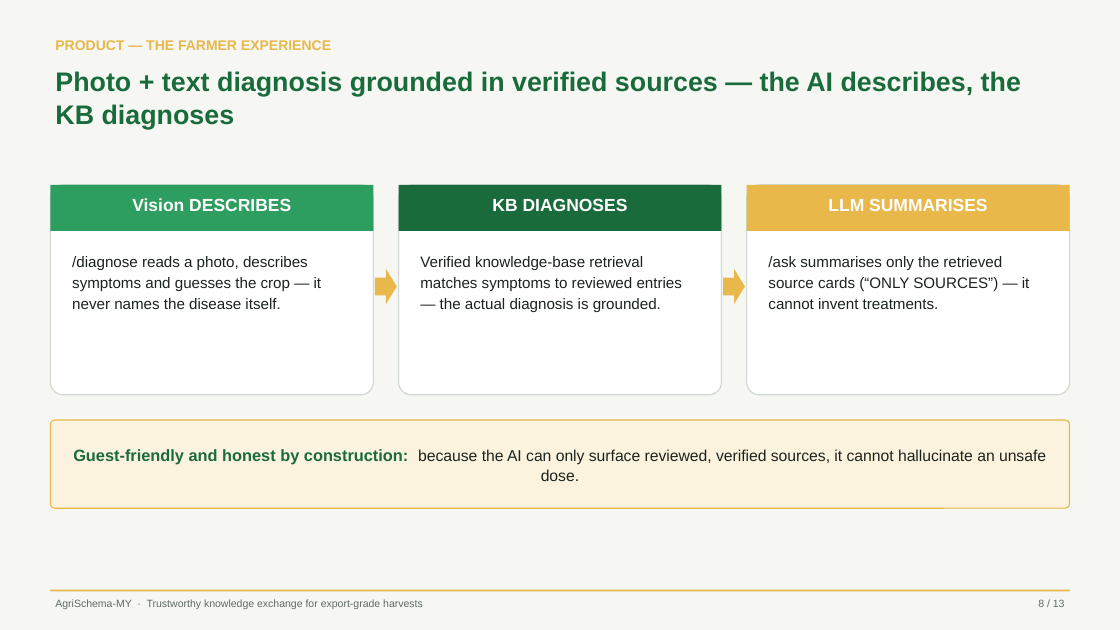
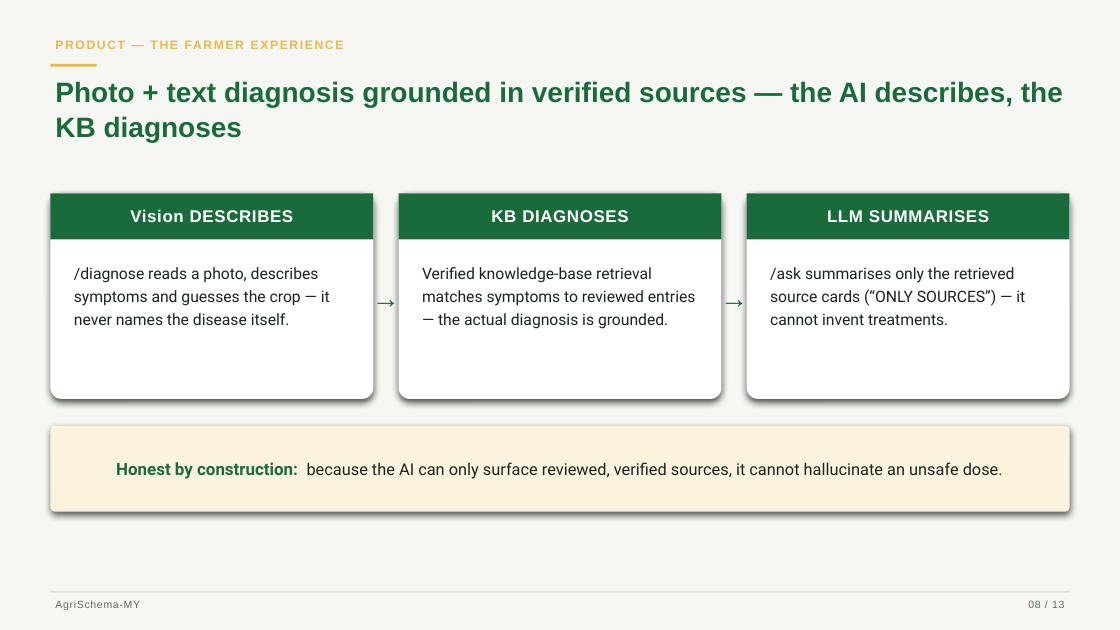
Before and after one commit to R3AlL3nGz3i/agri-schema-my, a slide deck: slide 8 of deck/agrischema-hackathon.pptx. Drawn at 1120x630 pixels with LibreOffice and Linux fonts; fonts in the diff are those of the drawing. Boxes give left, top, right and bottom in pixels: in the first picture for what was removed or moved away, otherwise in the second. Text is boxed around its words. In the diff, an @@ line names an element or a change of style, - is before the commit and + after.

```diff
--- a/deck/agrischema-hackathon.pptx
+++ b/deck/agrischema-hackathon.pptx
@@ text "PRODUCT — THE FARMER EXPERIENCE" at (x1=50, y1=35, x2=1070, y2=60): size 12 to 10.5 pt, letter spacing 0 to 1.4 pt @@
@@ text "Photo + text diagnosis grounded ..." moved from (x1=55, y1=71, x2=1021, y2=129) to (x1=55, y1=81, x2=1063, y2=142) @@
@@ text "Photo + text diagnosis grounded ..." at (x1=55, y1=81, x2=1063, y2=142): size 23 to 24 pt; line spacing 1.02 to 1.03 @@
@@ rectangle added at (x1=50, y1=64, x2=97, y2=67), fill #E8B84B @@
@@ rounded rectangle resized from (x1=50, y1=185, x2=373, y2=395) to (x1=50, y1=193, x2=373, y2=399) @@
@@ rectangle at (x1=50, y1=193, x2=373, y2=239): fill #2D9E5F to #1A6B3C @@
@@ rounded rectangle resized from (x1=398, y1=185, x2=721, y2=395) to (x1=398, y1=193, x2=721, y2=399) @@
@@ 3 texts, 3 rectangles moved together from (x1=50, y1=185, x2=1070, y2=231) to (x1=50, y1=193, x2=1070, y2=239) @@
@@ outline #CFD8D0 1 pt to none; proportions changed in 3 elements at (x1=50, y1=193, x2=373, y2=399), (x1=398, y1=193, x2=721, y2=399), (x1=747, y1=193, x2=1070, y2=399) @@
@@ rounded rectangle resized from (x1=747, y1=185, x2=1070, y2=395) to (x1=747, y1=193, x2=1070, y2=399) @@
@@ rectangle at (x1=747, y1=193, x2=1070, y2=239): fill #E8B84B to #1A6B3C @@
@@ size 15 to 14.5 pt, letter spacing 0 to 0.5 pt in 3 elements at (x1=130, y1=209, x2=294, y2=222), (x1=491, y1=210, x2=628, y2=222), (x1=827, y1=210, x2=989, y2=222) @@
@@ text "/diagnose reads a photo, describes ..." moved from (x1=72, y1=256, x2=322, y2=309) to (x1=74, y1=267, x2=330, y2=325) @@
@@ right arrow removed at (x1=375, y1=269, x2=397, y2=304) @@
@@ text "Verified knowledge-base retrieval matches symptoms ..." moved from (x1=420, y1=256, x2=682, y2=312) to (x1=422, y1=267, x2=696, y2=329) @@
@@ right arrow removed at (x1=723, y1=269, x2=745, y2=304) @@
@@ size 13 to 13.5 pt, font Arial to Roboto; line spacing 1.15 to 1.2 in 3 elements at (x1=74, y1=267, x2=330, y2=325), (x1=422, y1=267, x2=696, y2=329), (x1=770, y1=267, x2=1025, y2=325) @@
@@ text "/ask summarises only the retrieved ..." moved from (x1=768, y1=256, x2=1030, y2=309) to (x1=770, y1=267, x2=1025, y2=325) @@
@@ text added at (x1=356, y1=270, x2=415, y2=323), 24 pt, text #1A6B3C, bold @@
+→
@@ text added at (x1=705, y1=270, x2=764, y2=323), 24 pt, text #1A6B3C, bold @@
+→
@@ rounded rectangle "Honest by construction: because the ..." moved from (x1=50, y1=420, x2=1070, y2=508) to (x1=50, y1=426, x2=1070, y2=512) @@
@@ rounded rectangle "Honest by construction: because the ..." at (x1=50, y1=426, x2=1070, y2=512): outline #E8B84B 1 pt to none @@
@@ text in rounded rectangle at (x1=116, y1=462, x2=1003, y2=479): text changed; size 13.5 to 14 pt; font Arial to Roboto @@
-Guest-friendly and honest by construction: because the AI can only surface reviewed, verified sources, it cannot hallucinate an unsafe dose.
+Honest by construction: because the AI can only surface reviewed, verified sources, it cannot hallucinate an unsafe dose.
@@ rectangle at (x1=50, y1=592, x2=1070, y2=592): fill #E8B84B to #CFD8D0 @@
@@ text at (x1=55, y1=600, x2=140, y2=610): text changed @@
-AgriSchema-MY · Trustworthy knowledge exchange for export-grade harvests
+AgriSchema-MY
@@ text at (x1=1028, y1=600, x2=1064, y2=608): text changed @@
-8 / 13
+08 / 13
```
Also in this commit, not shown: 12 other slides changed, 1 other file.
